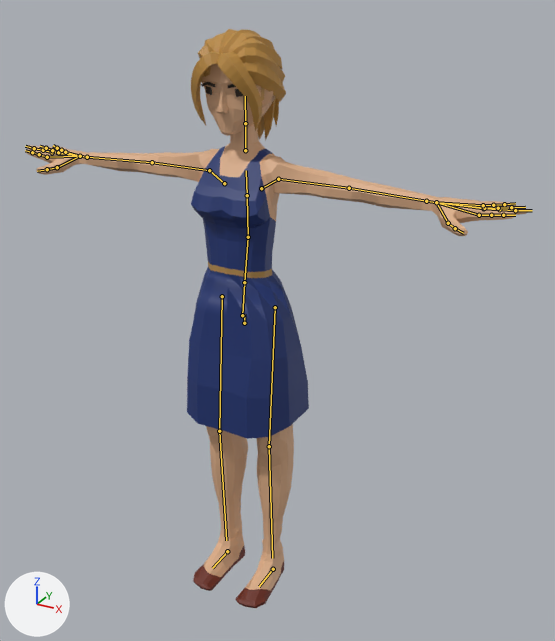
An edit to the glTF model js/models/avatars/club-crowd-f5.glb, drawn before and after from the same camera.
The view is the same before and after, from a 50 mm camera at (1.163, -1.968, 1.958) aimed at (0.11, -0.054, 1.0). The lights are fixed; the arrows at lower left show +X, +Y and +Z. The first picture is the older version. The bones that change, and the others that lie on the model, are drawn over the model as lines.

The first picture shows 'Formad_Head'.
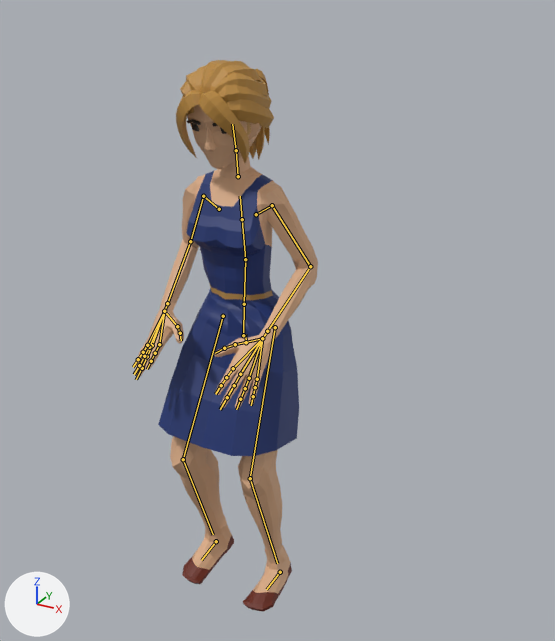
The newer file adds an action. The first version stands in its rest pose; the second is drawn at frame 11 of the action 'Groove_SideTap'.

Where the change shows, as pixel boxes (x1, y1, x2, y2) in the pictures (555 x 641 px):
'Formad_Head', posed (63% narrower)
    before: (25, 29, 530, 608)
    after: (134, 60, 318, 611)
bone 'Body', root to tip
    before: (244, 323) to (244, 314)
    after: (246, 342) to (245, 334)
bone 'Neck', root to tip
    before: (245, 150) to (245, 123)
    after: (238, 176) to (236, 150)
bone 'Head', root to tip
    before: (245, 123) to (245, 96)
    after: (236, 150) to (232, 124)
bone 'UpperArm.L', root to tip
    before: (278, 179) to (349, 188)
    after: (272, 205) to (310, 266)
bone 'LowerArm.L', root to tip
    before: (349, 188) to (426, 201)
    after: (310, 266) to (267, 331)
bone 'Wrist.L', root to tip
    before: (426, 201) to (436, 202)
    after: (267, 331) to (262, 338)
bone 'UpperArm.R', root to tip
    before: (209, 170) to (152, 162)
    after: (203, 196) to (190, 241)
bone 'LowerArm.R', root to tip
    before: (152, 162) to (87, 157)
    after: (190, 241) to (167, 303)
bone 'Wrist.R', root to tip
    before: (87, 157) to (80, 156)
    after: (167, 303) to (164, 311)
bone 'UpperLeg.L', root to tip
    before: (275, 307) to (269, 446)
    after: (275, 327) to (250, 478)
bone 'LowerLeg.L', root to tip
    before: (269, 446) to (272, 558)
    after: (250, 478) to (277, 563)
bone 'UpperLeg.R', root to tip
    before: (222, 296) to (219, 431)
    after: (223, 316) to (183, 459)
bone 'LowerLeg.R', root to tip
    before: (219, 431) to (226, 540)
    after: (183, 459) to (213, 534)
bone 'Foot.L', root to tip
    before: (273, 569) to (259, 586)
    after: (280, 572) to (266, 589)
bone 'Foot.R', root to tip
    before: (227, 551) to (212, 568)
    after: (216, 541) to (201, 560)

The edits, one by one:
Bone 'Body' (bone_body) moves from (0.0, 0.0, 0.0) to (0.004, -0.067, 0.0).
Bone 'Body' (bone_body) turns from (0, 0, 0) to (4, 0, 0) degrees about its own x, y and z.
Bone 'Neck' (bone_neck) turns from (0, 0, 0) to (2, 0, 0) degrees about its own x, y and z.
Bone 'Head' (bone_head) turns from (0, 0, 0) to (3, -1, 0) degrees about its own x, y and z.
Bone 'UpperArm.L' (bone_upperarm_l) turns from (0, 0, 0) to (-62, 4, 16) degrees about its own x, y and z.
Bone 'LowerArm.L' (bone_lowerarm_l) turns from (0, 0, 0) to (-43, 29, -87) degrees about its own x, y and z.
Bone 'Wrist.L' (bone_wrist_l) turns from (0, 0, 0) to (-1, -3, -6) degrees about its own x, y and z.
Bone 'UpperArm.R' (bone_upperarm_r) turns from (0, 0, 0) to (-58, -4, -18) degrees about its own x, y and z.
Bone 'LowerArm.R' (bone_lowerarm_r) turns from (0, 0, 0) to (-42, -27, 91) degrees about its own x, y and z.
Bone 'Wrist.R' (bone_wrist_r) turns from (0, 0, 0) to (-1, 3, 6) degrees about its own x, y and z.
Bone 'UpperLeg.L' (bone_upperleg_l) turns from (0, 0, 0) to (-22, -1, -1) degrees about its own x, y and z.
Bone 'LowerLeg.L' (bone_lowerleg_l) turns from (0, 0, 0) to (34, 1, 0) degrees about its own x, y and z.
Bone 'UpperLeg.R' (bone_upperleg_r) turns from (0, 0, 0) to (-27, 0, 3) degrees about its own x, y and z.
Bone 'LowerLeg.R' (bone_lowerleg_r) turns from (0, 0, 0) to (43, -1, 0) degrees about its own x, y and z.
Bone 'Foot.L' (bone_foot_l) moves from (0.0, 0.0, 0.0) to (0.03, 0.0, 0.0).
Bone 'Foot.R' (bone_foot_r) moves from (0.0, 0.0, 0.0) to (-0.046, 0.004, -0.032).
Bone 'Foot.R' (bone_foot_r) turns from (0, 0, 0) to (7, 0, 0) degrees about its own x, y and z.
